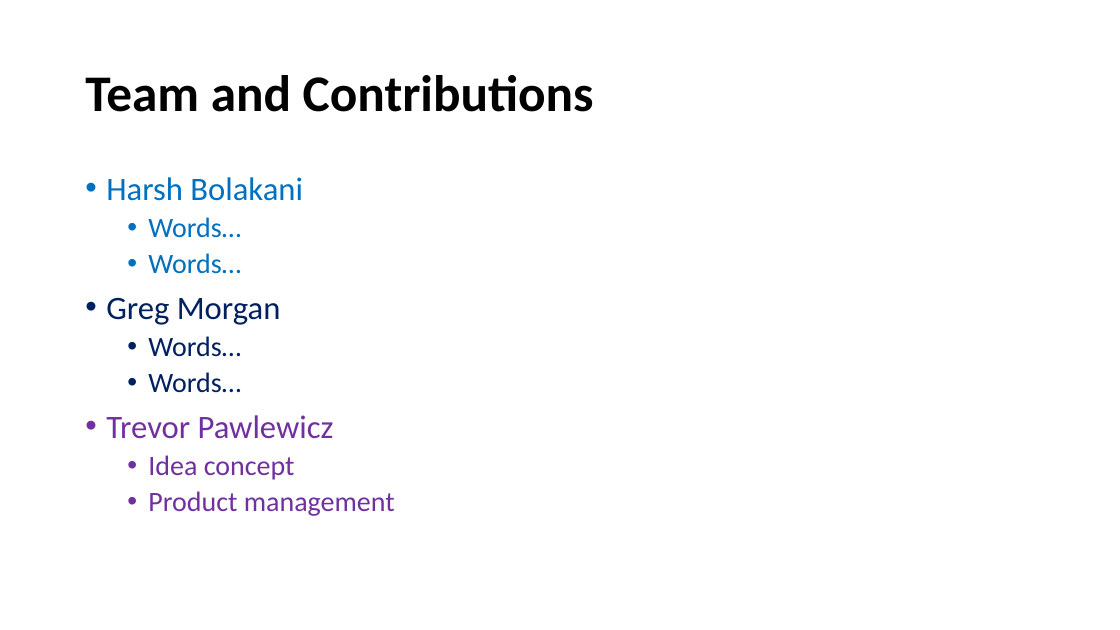
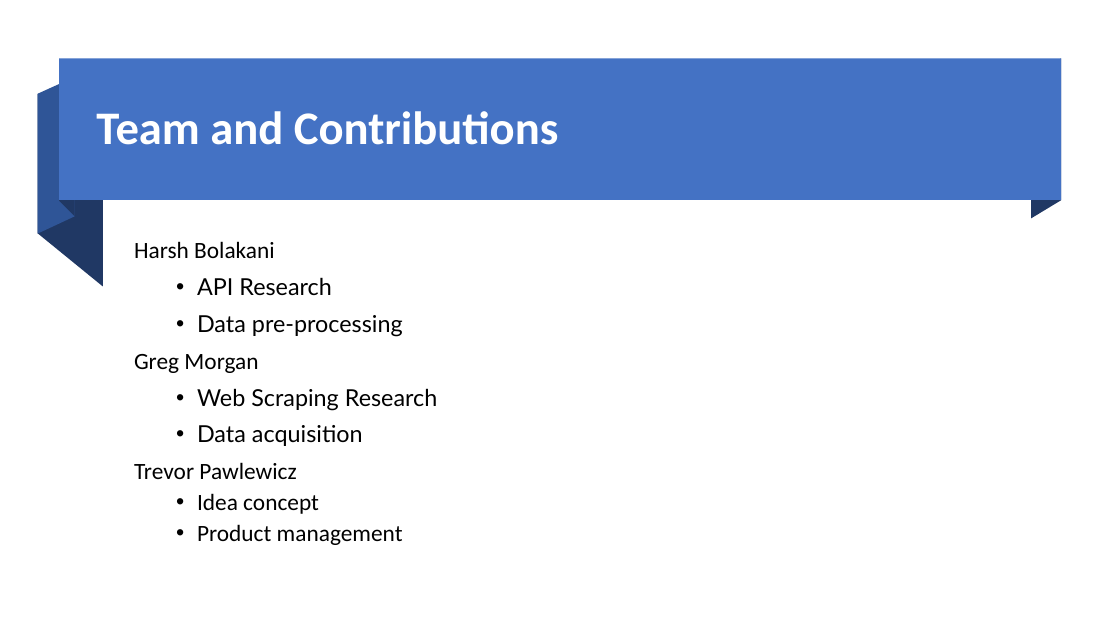
Before and after one commit to TrevorPawlewicz/DSCI-511-Course-Project, a slide deck: slide 11 of Presentation PowerPoint/Project-Presentation-Template.pptx. Drawn at 1120x630 pixels with LibreOffice and Linux fonts; fonts in the diff are those of the drawing. Boxes give left, top, right and bottom in pixels: in the first picture for what was removed or moved away, otherwise in the second. Text is boxed around its words. In the diff, an @@ line names an element or a change of style, - is before the commit and + after.

```diff
--- a/Presentation PowerPoint/Project-Presentation-Template.pptx
+++ b/Presentation PowerPoint/Project-Presentation-Template.pptx
@@ rectangle added at <box>59,59,1061,201</box>, fill #4472C4 @@
@@ freeform shape added at <box>60,59,75,216</box>, fill #203864 @@
@@ freeform shape added at <box>1031,59,1061,219</box>, fill #203864 @@
@@ freeform shape added at <box>38,77,75,234</box>, fill #2F5597 @@
@@ title "Team and Contributions": place and size @@
-title "Team and Contributions" at <box>85,75,594,112</box>
+title "Team and Contributions" at <box>96,111,558,145</box>
@@ title "Team and Contributions" at <box>96,111,558,145</box>: size 44 to 40 pt, text colour #000000 to #FFFFFF @@
@@ freeform shape added at <box>38,94,103,287</box>, fill #203864 @@
@@ text "Harsh Bolakani": place and size @@
-text "Harsh Bolakani" at <box>106,177,395,516</box>
+text "Harsh Bolakani" at <box>134,241,437,545</box>
@@ text "Harsh Bolakani" at <box>134,241,437,545</box>: vertical alignment top to middle @@
@@ text at <box>134,241,403,545</box>: size 28 to 20 pt in "Harsh Bolakani", "Greg Morgan", "Trevor Pawlewicz"; text colour #0070C0 to #000000 in "Harsh Bolakani"; text colour #002060 to #000000 in "Greg Morgan"; text colour #7030A0 to #000000 in "Trevor Pawlewicz", "Idea concept", "Product management"; size 24 to 20 pt in "Idea concept", "Product management"; bullet • to none @@
@@ text at <box>197,277,403,337</box>: text changed; size 24 to 20 pt; font Calibri to Lato; text colour #0070C0 to #000000 @@
-  • Words…
-  • Words…
+• API Research
+• Data pre-processing
@@ text at <box>197,388,437,446</box>: text changed; size 24 to 20 pt; font Calibri to Lato; text colour #002060 to #000000 @@
-  • Words…
-  • Words…
+• Web Scraping Research
+• Data acquisition
```
Also in this commit, not shown: 4 other slides changed, 1 slide added, 1 slide removed.
